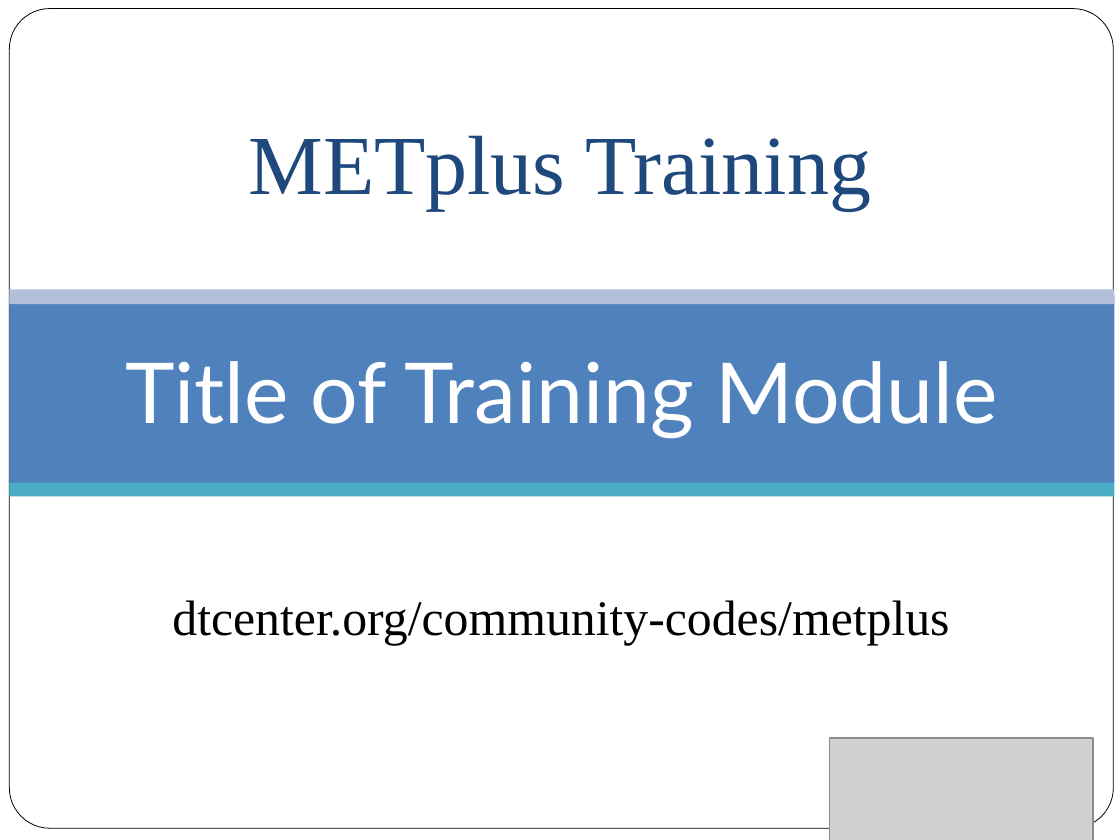
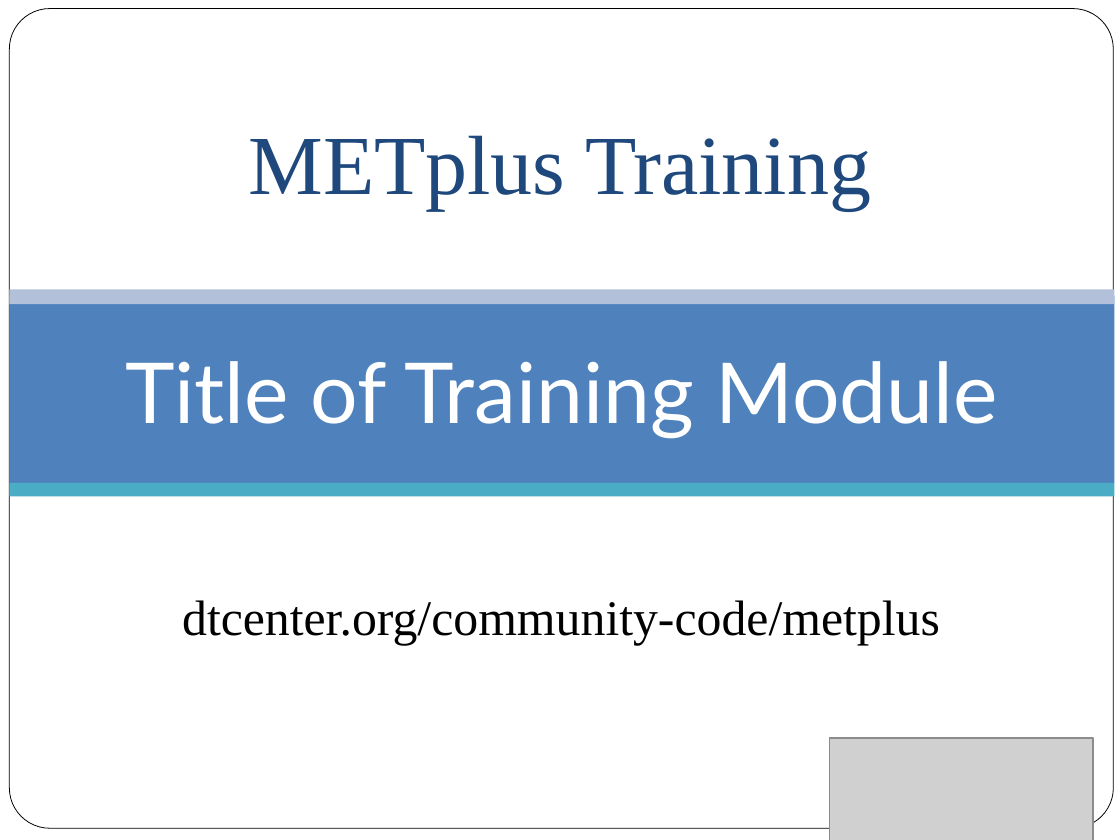
Before and after one commit to dtcenter/METplus-Training, a slide deck: slide 1 of docs/modules/title_slide_template.pptx. Drawn at 1120x840 pixels with LibreOffice and Linux fonts; fonts in the diff are those of the drawing; grey boxes stand for pictures; background and template pictures are left out. Boxes give left, top, right and bottom in pixels: in the first picture for what was removed or moved away, otherwise in the second. Text is boxed around its words. In the diff, an @@ line names an element or a change of style, - is before the commit and + after.

Commit message:
Replaced title_slide_template.pptx with replacement that has an updated URL

```diff
--- a/docs/modules/title_slide_template.pptx
+++ b/docs/modules/title_slide_template.pptx
@@ text at [182,600,940,645]: text changed @@
-dtcenter.org/community-codes/metplus
+dtcenter.org/community-code/metplus
```
